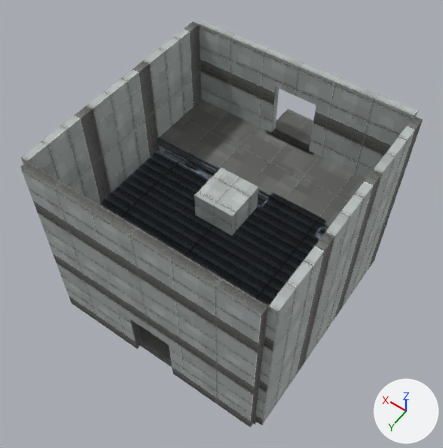
Renders of the glTF model assets/models/batch018/shells/shell_tower_collapsed.glb from each side of a commit.
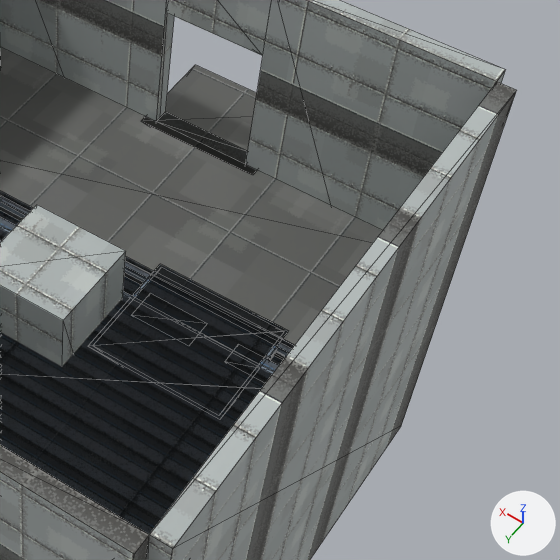
Each version is shown whole from a camera (50 mm lens) standing at (-11.0, 9.9, 29.7) and looking at (0.3, -6.0, 4.8), then close up on the part from 46% to 100% of the width and 18% to 71% of the height. The axes (+X, +Y, +Z) are drawn at lower right. The lights are the same throughout. The older version's two pictures come first. The close-ups show mesh edges as thin lines. Objects named as collision shapes, trigger or cutter boxes, shadow casters or lower levels of detail are left out. Vertices at exactly the same position are counted once.

Objects in the first close-up: 'shell_tower_collapsed'.
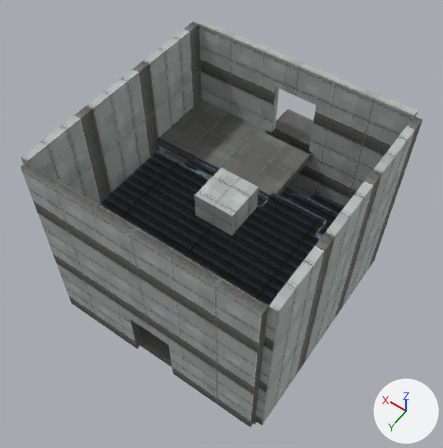
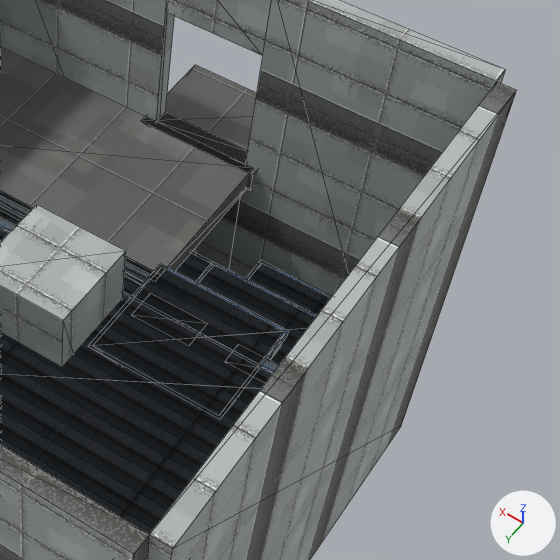
Pixel boxes [x1, y1, x2, y2] of what changed, in the close-ups (560 x 560 px; the box of a moved part takes in the faces that stretch with it):
```json
{"part": 1, "of": "me_shell_tower_collapsed", "change": "moved or reshaped", "before": [0, 47, 383, 360], "after": [0, 47, 253, 285]}
```

Edits to the scene script, one JSON object a line:
```json
{"block": "me_shell_tower_collapsed", "where": "me_shell_tower_collapsed.from_pydata(...)  # 340 vertices, 528 faces; spans x -6.4..6.4, y -14.2..0.4, z -0.5..11.0"}
{"block": "me_shell_tower_collapsed", "where": "# used by ob_shell_tower_collapsed; location = (0.0, 0.0, 0.0)"}
{"block": "me_shell_tower_collapsed", "where": "# before: 316 (-6.0, -12.0, 5.5), 317 (-6.0, -12.0, 6.0), 318 (-6.0, -8.0, 5.5), 319 (-6.0, -8.0, 6.0), 324 (-6.0, -8.12, 5.8)"}
{"block": "me_shell_tower_collapsed", "where": "# before: 325 (-6.0, -8.12, 6.0), 326 (-6.0, -7.88, 5.8), 327 (-6.0, -7.88, 6.0)"}
{"block": "me_shell_tower_collapsed", "change": "me_shell_tower_collapsed part 1"}
{"op": "add", "block": "me_shell_tower_collapsed", "code": "for i in [*range(316, 320), *range(324, 328)]: me_shell_tower_collapsed.vertices[i].co += Vector((4.6, 0.0, 0.0))"}
```
